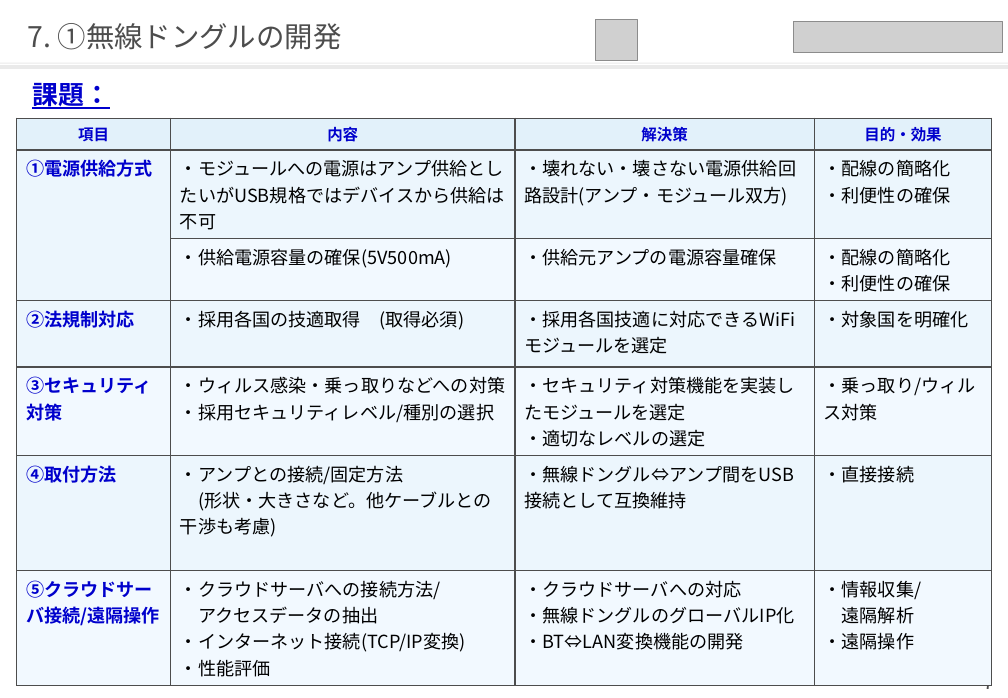
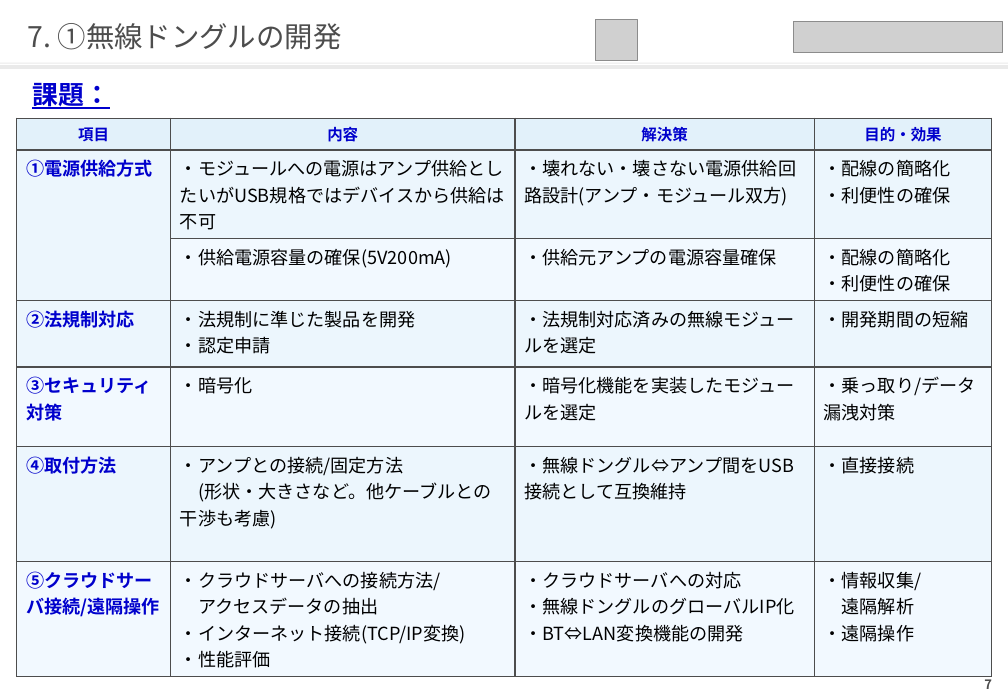
Before and after one commit to qzq03657/hellow-world, a slide deck: slide 8 of 次期サーボシステム_ユーザビリティ向上_藤沢案.pptx. Drawn at 1008x698 pixels with LibreOffice and Linux fonts; fonts in the diff are those of the drawing; grey boxes stand for pictures. Boxes give left, top, right and bottom in pixels: in the first picture for what was removed or moved away, otherwise in the second. Text is boxed around its words. In the diff, an @@ line names an element or a change of style, - is before the commit and + after.

```diff
--- a/次期サーボシステム_ユーザビリティ向上_藤沢案.pptx
+++ b/次期サーボシステム_ユーザビリティ向上_藤沢案.pptx
@@ table at <box>17,118,992,672</box> @@
-row 3, column 2: ・供給電源容量の確保(5V500mA)
+row 3, column 2: ・供給電源容量の確保(5V200mA)
-row 4: ②法規制対応 | ・採用各国の技適取得 (取得必須) | ・採用各国技適に対応できるWiFiモジュールを選定 | ・対象国を明確化
+row 4: ②法規制対応 | ・法規制に準じた製品を開発 / ・認定申請 | ・法規制対応済みの無線モジュールを選定 | ・開発期間の短縮
-row 5: ③セキュリティ対策 | ・ウィルス感染・乗っ取りなどへの対策 / ・採用セキュリティレベル/種別の選択 | ・セキュリティ対策機能を実装したモジュールを選定 / ・適切なレベルの選定 | ・乗っ取り/ウィルス対策
+row 5: ③セキュリティ対策 | ・暗号化 | ・暗号化機能を実装したモジュールを選定 | ・乗っ取り/データ漏洩対策
```
Also in this commit, not shown: 8 other slides changed.
